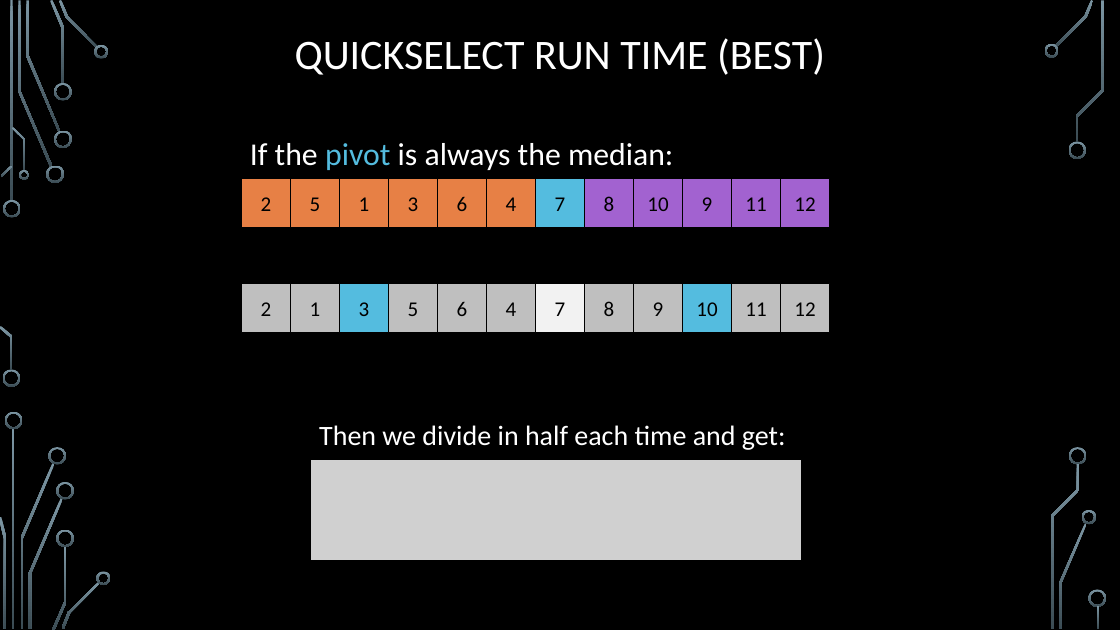
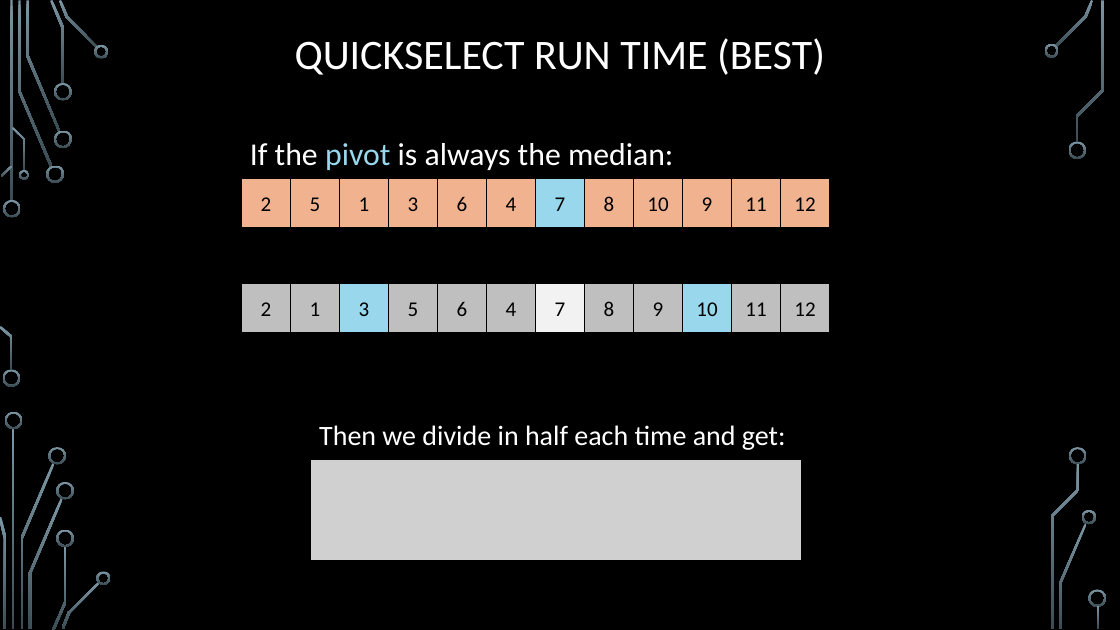
Before and after one commit to markfloryan/dsa2, a slide deck: slide 14 of slides/02-5-Quickselect.pptx. Drawn at 1120x630 pixels with LibreOffice and Linux fonts; fonts in the diff are those of the drawing; grey boxes stand for pictures; background and template pictures are left out. Boxes give left, top, right and bottom in pixels: in the first picture for what was removed or moved away, otherwise in the second. Text is boxed around its words. In the diff, an @@ line names an element or a change of style, - is before the commit and + after.

```diff
--- a/slides/02-5-Quickselect.pptx
+++ b/slides/02-5-Quickselect.pptx
@@ text "If the pivot is always ..." at box(250, 143, 673, 170): text colour #54BCDF to #98D7EC in "pivot" @@
@@ fill #E78045 to #F1B38F in 6 elements at box(241, 178, 290, 227), box(291, 178, 339, 227), box(339, 178, 388, 227), box(388, 178, 437, 227), box(438, 178, 486, 227), box(486, 178, 535, 227) @@
@@ fill #A262D0 to #F1B38F in 5 elements at box(585, 178, 634, 227), box(634, 178, 682, 227), box(683, 178, 732, 227), box(732, 178, 781, 227), box(781, 178, 829, 227) @@
@@ fill #54BCDF to #98D7EC in 3 elements at box(536, 178, 585, 227), box(339, 283, 388, 332), box(683, 283, 732, 332) @@
```
Also in this commit, not shown: 12 other slides changed, 3 other files.
